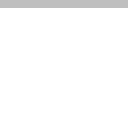
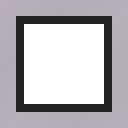
Revision of a layered 128×128 image; what changed, layer by layer:
hid "Border Top Dark Single" over [left=0, top=0, right=128, bottom=8]
showed "Tank Border", painted on it over [left=16, top=16, right=112, bottom=112]
showed "Basic copy", painted on it over [left=0, top=0, right=128, bottom=128]
